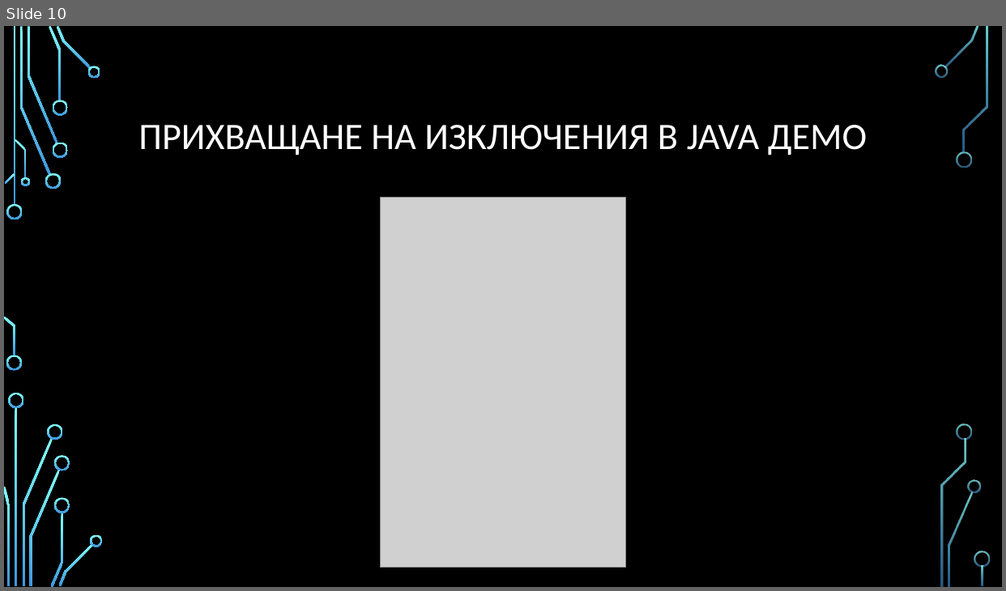
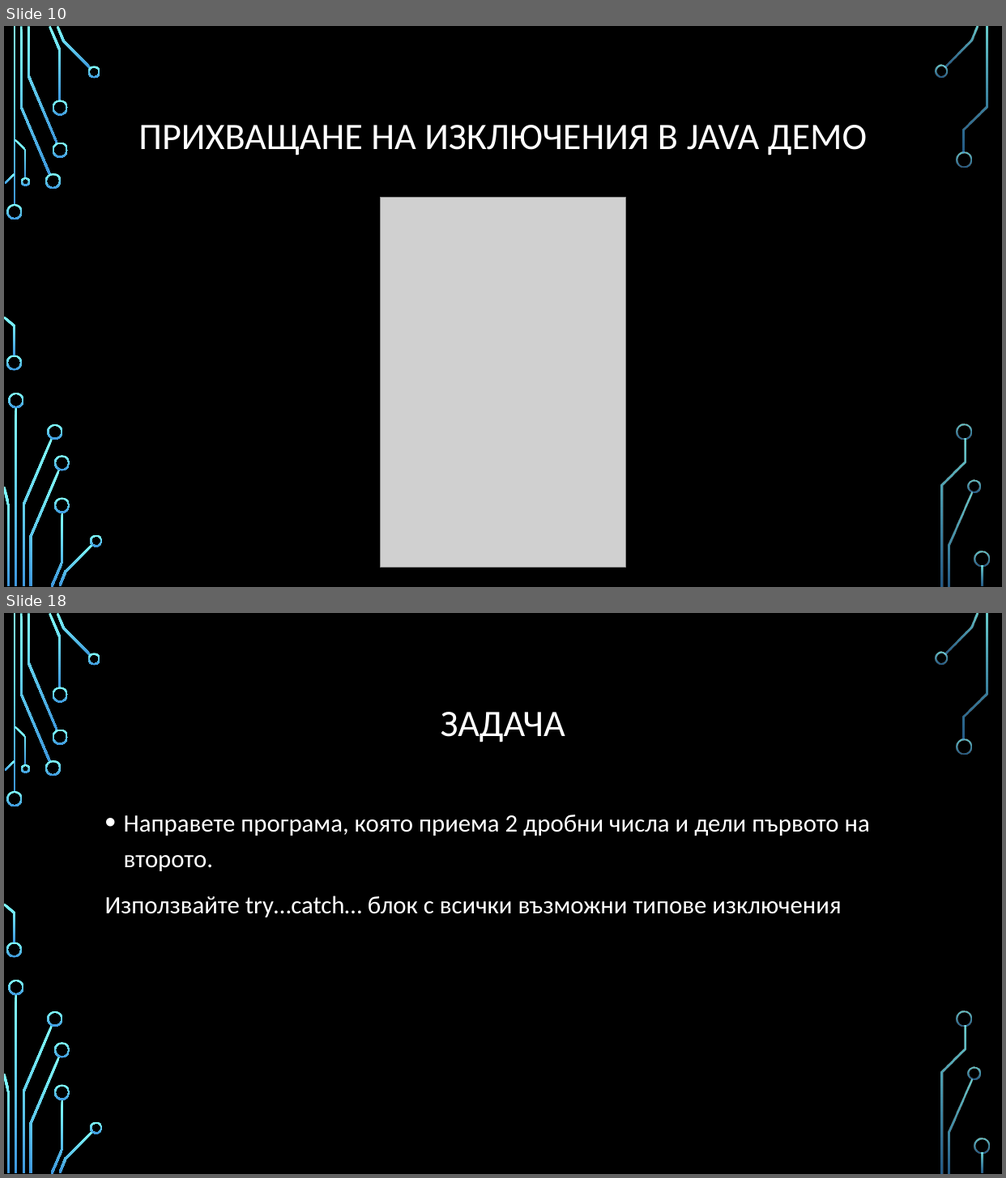
Before and after one commit to Bilyukov/java-course, a slide deck: 08.advanced-oop.pptx. Shown one above the other, each under a label of ours: slide 10 before the commit, slides 10 and 18 after it; the slides between them are not shown. The pictures are 1006x591 and 1006x1178 pixels, drawn with LibreOffice and Linux fonts; fonts in the diff are those of the drawing; grey boxes stand for pictures; background and template pictures are left out. Boxes give left, top, right and bottom in pixels: in the first picture for what was removed or moved away, otherwise in the second. Text is boxed around its words. In the diff, an @@ line names an element or a change of style, - is before the commit and + after.

```diff
--- a/08.advanced-oop.pptx
+++ b/08.advanced-oop.pptx
@@ slide 18 added at [4,613,1002,1174], background picture (left out); not listed: 36 template elements that a slide beside it also shows @@
@@ title added at [441,712,565,743], 36 pt, text #FFFFFF @@
+ЗАДАЧА
@@ text added at [105,815,870,918], 24 pt, text #FFFFFF @@
+• Направете програма, която приема 2 дробни числа и дели първото на второто.
+Използвайте try…catch… блок с всички възможни типове изключения
```
Also in this commit, not shown: 8 other slides added, 6 other files.
